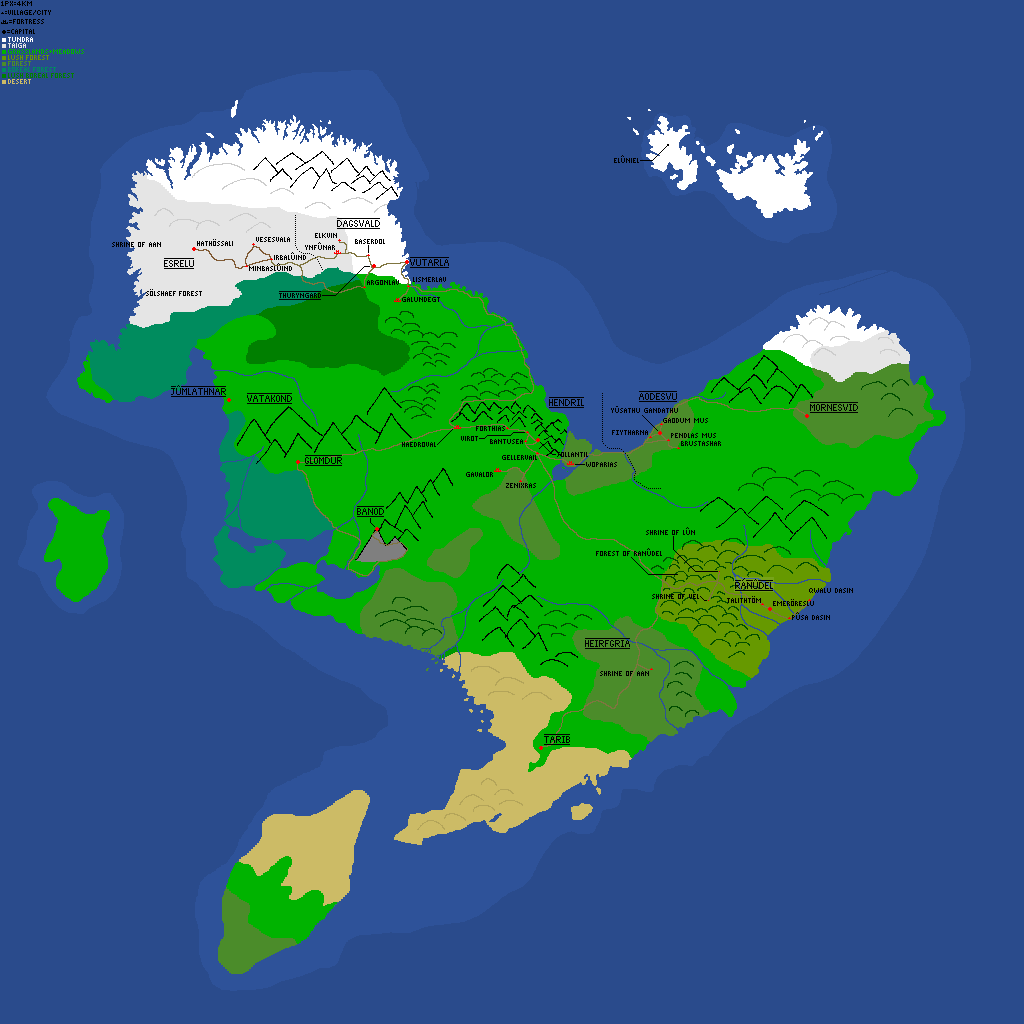
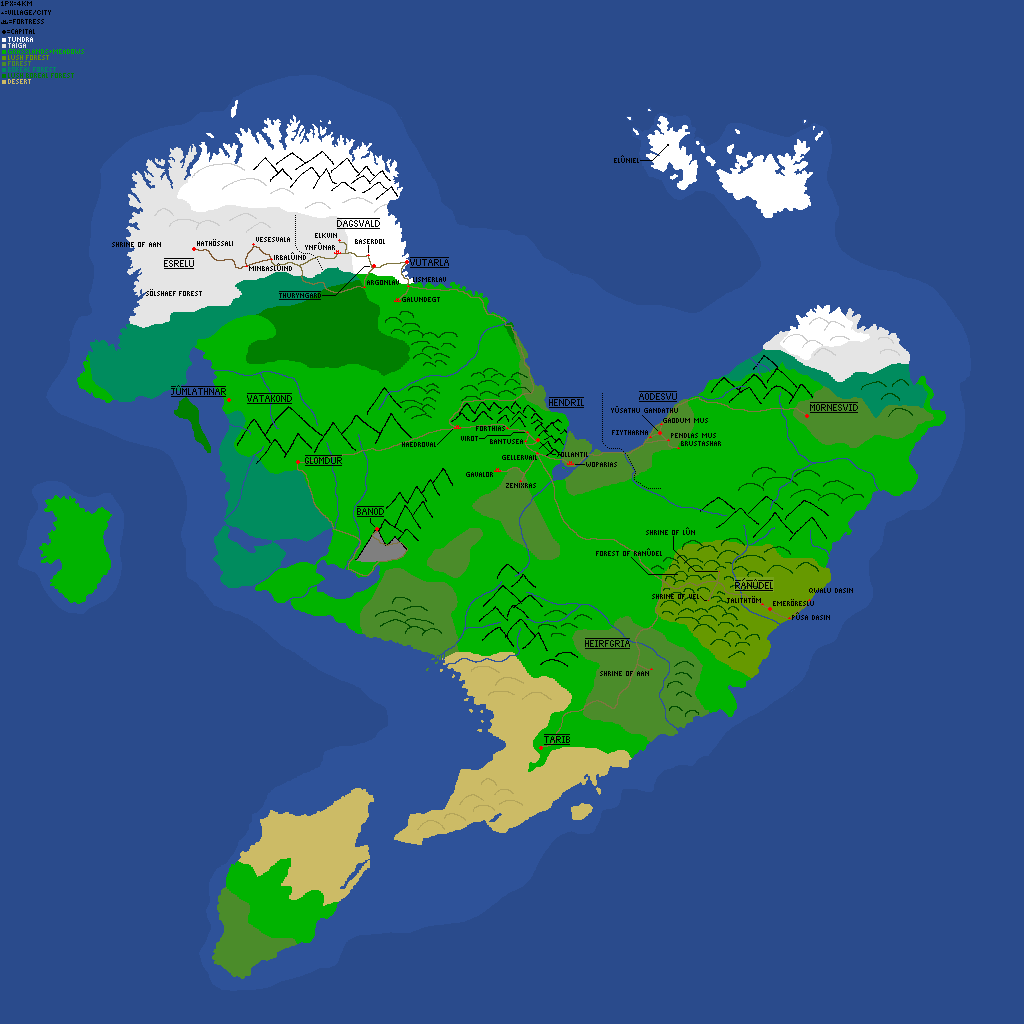
The second 1024×1024 image is a revision of the first. Changes to its layers:
painted on "roads" over 227, 286, 468, 532
painted on "Background" over 39, 70, 940, 979
